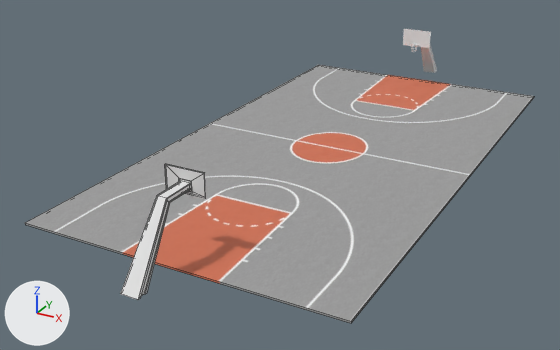
The FBX model Assets/Features/Assets/Basket Ball Court/Mesh/Basketball Court.fbx: old version first, new version second.
Rendered twice from a 50 mm lens placed at (16.0, -34.4, 15.0), pointed at (-1.7, -2.3, -1.1). Arrows for +X, +Y and +Z are at lower left; the lights stay in place. The older version comes first. Mesh edges are drawn as thin lines on the coarser meshes. Where no turn or scale is listed for an object, it has been applied to the vertices.

In view in the first picture: 'Basketball', 'Basketball_Backboard', 'Basketball_Backboard.001'.
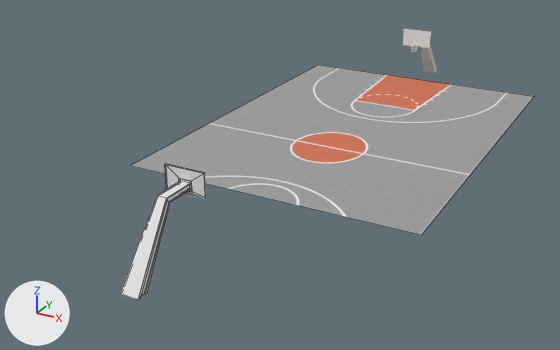
Location of each change, (x1, y1, x2, y2) in pixels of the pictures (560 x 350 px):
'Basketball', reshaped (21% narrower, 34% shorter)
    before: (25, 65, 534, 323)
    after: (131, 65, 534, 235)

Patch to the scene script:
```diff
--- a/Assets/Features/Assets/Basket Ball Court/Mesh/Basketball Court.fbx.py
+++ b/Assets/Features/Assets/Basket Ball Court/Mesh/Basketball Court.fbx.py
@@ me_basketball @@
 # used by ob_basketball; location = (0.0, 0.0, -0.05)
 # verts and faces of me_basketball; kept vertices keep their numbers, new ones are numbered from 8
 # before: 0 (-7.5, -14.0, 0.0) at pixel (24, 222), 1 (7.5, -14.0, 0.0) at pixel (351, 321), 2 (-7.5, 14.0, 0.0) at pixel (318, 64), 3 (7.5, 14.0, 0.0) at pixel (534, 96), 4 (-7.5, -14.0, 0.0) at pixel (25, 224)
 # before: 5 (7.5, -14.0, 0.0) at pixel (351, 323), 6 (-7.5, 14.0, 0.0) at pixel (318, 65), 7 (7.5, 14.0, 0.0) at pixel (533, 97)
-me_basketball.from_pydata(...)  # 8 vertices, 6 faces; spans x -7.5..7.5, y -14.0..14.0, z 0.0
+me_basketball.from_pydata(...)  # 4 vertices, 1 face; spans x -7.5..7.5, y -7.0..14.0, z 0.0
+# me_basketball part 1
+delete_vertices([0, 1, *range(4, 8)])  # with the faces that use them
+verts[8] = (7.5, -7.0, 0.0)  # pixel (421, 235)
+verts[9] = (-7.5, -7.0, 0.0)  # pixel (130, 165)
+faces += [(2, 9, 8, 3)]
 me_basketball.materials.append(mat_basketball)
```
